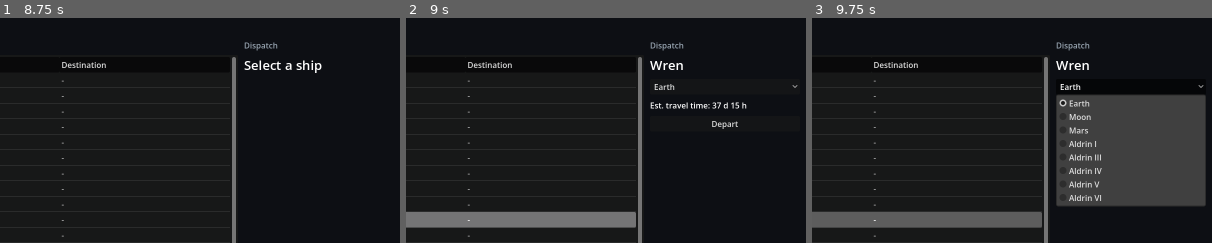
Above: before the commit, frames 1-3 (left to right).
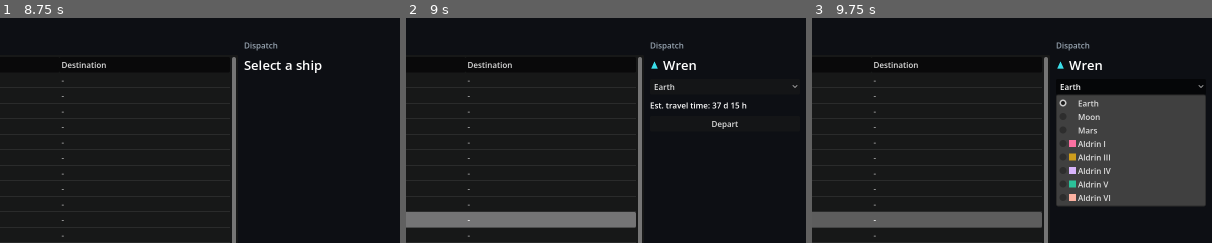
Above: after the commit, the same moments.

Repository: mvbrock/accretionism
Game: Godot game, scene res://scenes/main.tscn
The game is run twice, just before and just after one commit, with the same random seed, the same clock (stepped at 60 frames per second) and the same inputs.
Inputs (mouse positions are % of the whole screen's width and height, from its top left):
- Up to frame 1 (8.75 s): click "Speed: 1 d/s" at 0.5 s; click "Speed: 10 d/s" at 1.25 s; click "Speed: 1 h/s" at 2 s; click "Speed: 1 d/s" at 2.75 s; click "Speed: 10 d/s" at 3.5 s; click "Speed: 1 h/s" at 4.25 s; click "Speed: 1 d/s" at 5 s; click "Speed: 10 d/s" at 5.75 s; click "Speed: 1 h/s" at 6.5 s; click "Pause" at 7.25 s; click "Play" at 8 s
- Up to frame 2 (9 s): tap Enter at 8.75 s; move the mouse to (72, 45) at 8.77 s; click (72, 45) at 8.92 s
- Up to frame 3 (9.75 s): tap Space at 9.02 s; click "Earth" at 9.5 s
The pictures show only the part of the screen within x 50-100%, y 1-51%; the shares and areas given below are measured in that part.

Frame 1 is identical in both runs. In frame 2, 0.3% of the frame differs, in the area x 61-73%, y 19-24%; in frame 3, 1.6%, in the area x 61-75%, y 19-82%.

Commit message:
transit: every ship has its own icon color, shown in the dispatch panel
Cyclers and transports keep their square and triangle but each gets a
color no other ship shares, stepped round the OKHSL hue wheel by the
golden ratio in fleet order. ShipIcons owns the colors and shapes; the
diagram draws them, and the dispatch panel shows them as textures beside
the selected ship's name and beside each cycler in the destination list.

Co-Authored-By: Claude Opus 5.5 <noreply@anthropic.com>

Diff:
--- a/prototypes/transit/scenes/main.tscn
+++ b/prototypes/transit/scenes/main.tscn
@@ -101,7 +101,20 @@
 theme_override_colors/font_color = Color(0.6, 0.65, 0.7, 1)
 text = "Dispatch"
 
-[node name="ShipName" type="Label" parent="Layout/Body/DispatchPanel"]
+[node name="Title" type="HBoxContainer" parent="Layout/Body/DispatchPanel"]
+layout_mode = 2
+theme_override_constants/separation = 8
+
+[node name="ShipIcon" type="TextureRect" parent="Layout/Body/DispatchPanel/Title"]
+unique_name_in_owner = true
+visible = false
+custom_minimum_size = Vector2(18, 18)
+layout_mode = 2
+size_flags_vertical = 4
+expand_mode = 1
+stretch_mode = 5
+
+[node name="ShipName" type="Label" parent="Layout/Body/DispatchPanel/Title"]
 unique_name_in_owner = true
 layout_mode = 2
 theme_override_font_sizes/font_size = 26
--- a/prototypes/transit/scripts/ui/diagram_view.gd
+++ b/prototypes/transit/scripts/ui/diagram_view.gd
@@ -4,8 +4,6 @@
 ## shape selects that ship; clicking empty space clears the selection.
 
 const PICK_RADIUS := 14.4
-const SQUARE_SIZE := 14.4
-const TRIANGLE_SIZE := 12.0
 const LANE_WIDTH := 2.0
 const TRIP_WIDTH := 1.5
 const DASH := 4.0
@@ -15,6 +13,7 @@
 	Orbits.Body.MOON: Color(0.95, 0.95, 0.95),
 	Orbits.Body.MARS: Color(0.9, 0.3, 0.2),
 }
+## Cycler lanes; each ship's own icon color comes from ShipIcons.
 const AMBER := Color(1.0, 0.72, 0.2)
 const LIGHT_GRAY := Color(0.8, 0.82, 0.85)
 const HIGHLIGHT := Color(1.0, 1.0, 1.0)
@@ -118,21 +117,21 @@
 			selected_trip = entry
 		else:
 			_draw_split_curve(entry.points, entry.split, entry.tri_pos, LIGHT_GRAY, TRIP_WIDTH)
-			_draw_triangle(entry.tri_pos, entry.tri_angle, false)
+			_draw_triangle(entry.transport, entry.tri_pos, entry.tri_angle, false)
 	for entry in layout.parked:
-		_draw_triangle(entry.pos, _parked_angle(entry), entry.transport == selected)
+		_draw_triangle(entry.transport, entry.pos, _parked_angle(entry), entry.transport == selected)
 	for entry in layout.cyclers:
 		if entry.cycler != selected:
-			_draw_square(entry.pos, false)
+			_draw_square(entry.cycler, entry.pos, false)
 
 	# The selected ship goes on top of everything else.
 	if not selected_lane.is_empty():
 		var pos := _cycler_pos(selected_lane.cycler)
 		_draw_split_curve(selected_lane.points, selected_lane.split, pos, AMBER, LANE_WIDTH + 1.0)
-		_draw_square(pos, true)
+		_draw_square(selected_lane.cycler, pos, true)
 	if not selected_trip.is_empty():
 		_draw_split_curve(selected_trip.points, selected_trip.split, selected_trip.tri_pos, HIGHLIGHT, TRIP_WIDTH + 0.5)
-		_draw_triangle(selected_trip.tri_pos, selected_trip.tri_angle, true)
+		_draw_triangle(selected_trip.transport, selected_trip.tri_pos, selected_trip.tri_angle, true)
 
 	for entry in layout.bodies:
 		_draw_body_label(entry)
@@ -154,28 +153,20 @@
 		from = points[i]
 
 
-func _draw_square(pos: Vector2, highlighted: bool) -> void:
-	var rect := Rect2(pos - Vector2.ONE * SQUARE_SIZE / 2.0, Vector2.ONE * SQUARE_SIZE)
-	draw_rect(rect, AMBER)
+func _draw_square(cycler: Cycler, pos: Vector2, highlighted: bool) -> void:
+	var rect := ShipIcons.square_rect(pos)
+	draw_rect(rect, ShipIcons.color_of(main.fleet, cycler))
 	if highlighted:
 		draw_rect(rect.grow(2.0), HIGHLIGHT, false, 2.0)
 
 
-func _draw_triangle(pos: Vector2, angle: float, highlighted: bool) -> void:
-	var points := _triangle_points(pos, angle)
-	draw_colored_polygon(points, LIGHT_GRAY)
+func _draw_triangle(transport: Transport, pos: Vector2, angle: float, highlighted: bool) -> void:
+	var points := ShipIcons.triangle_points(pos, angle)
+	draw_colored_polygon(points, ShipIcons.color_of(main.fleet, transport))
 	if highlighted:
-		var outline := _triangle_points(pos, angle, TRIANGLE_SIZE + 5.0)
+		var outline := ShipIcons.triangle_points(pos, angle, ShipIcons.TRIANGLE_SIZE + 5.0)
 		outline.append(outline[0])
 		draw_polyline(outline, HIGHLIGHT, 2.0, true)
-
-
-## A triangle `length` px long, centered on `pos`, its tip pointing along `angle`.
-func _triangle_points(pos: Vector2, angle: float, length := TRIANGLE_SIZE) -> PackedVector2Array:
-	var ahead := Vector2.from_angle(angle)
-	var side := ahead.orthogonal()
-	var back := pos - ahead * length * 0.4
-	return PackedVector2Array([pos + ahead * length * 0.6, back + side * length * 0.45, back - side * length * 0.45])
 
 
 ## Parked triangles point out from their body; docked ones point up.
@@ -189,10 +180,10 @@
 func _draw_hover_outline(ship: Variant) -> void:
 	if ship is Cycler:
 		var pos := _cycler_pos(ship)
-		draw_rect(Rect2(pos - Vector2.ONE * (SQUARE_SIZE / 2.0 + 2.0), Vector2.ONE * (SQUARE_SIZE + 4.0)), HIGHLIGHT, false, 1.0)
+		draw_rect(ShipIcons.square_rect(pos, ShipIcons.SQUARE_SIZE + 4.0), HIGHLIGHT, false, 1.0)
 		return
 	var marker := _transport_marker(ship)
-	var outline := _triangle_points(marker.pos, marker.angle, TRIANGLE_SIZE + 5.0)
+	var outline := ShipIcons.triangle_points(marker.pos, marker.angle, ShipIcons.TRIANGLE_SIZE + 5.0)
 	outline.append(outline[0])
 	draw_polyline(outline, HIGHLIGHT, 1.0, true)
 
--- a/prototypes/transit/scripts/ui/dispatch_panel.gd
+++ b/prototypes/transit/scripts/ui/dispatch_panel.gd
@@ -1,14 +1,18 @@
 class_name DispatchPanel
 extends VBoxContainer
-## Side panel: the selected ship's name and, for a transport, its valid
-## targets, the travel-time estimate and the Depart button.
+## Side panel: the selected ship's icon and name and, for a transport, its
+## valid targets (each cycler with its icon), the travel-time estimate and the
+## Depart button.
 
 signal depart_requested(transport: Transport, target: Variant)
 
 const NOTHING_SELECTED := "Select a ship"
 const CYCLER_NOTE := "Cyclers keep to their timetable."
 const NO_DESTINATION_CHOSEN := "Pick a destination"
+## Logical px; ShipIcons textures are larger, for HiDPI.
+const TARGET_ICON_WIDTH := 14
 
+@onready var ship_icon: TextureRect = %ShipIcon
 @onready var ship_label: Label = %ShipName
 @onready var note_label: Label = %Note
 @onready var targets: OptionButton = %Targets
@@ -24,6 +28,9 @@
 func _ready() -> void:
 	targets.item_selected.connect(func(_index: int) -> void: refresh())
 	depart_button.pressed.connect(_on_depart_pressed)
+	# The list's popup is its own window, so it needs its own override.
+	for control in [targets, targets.get_popup()]:
+		control.add_theme_constant_override("icon_max_width", TARGET_ICON_WIDTH)
 	show_ship(null, null)
 
 
@@ -33,6 +40,8 @@
 	_target_list = []
 	targets.clear()
 	ship_label.text = NOTHING_SELECTED if ship == null else ship.name
+	ship_icon.visible = ship != null
+	ship_icon.texture = null if ship == null else ShipIcons.texture(fleet, ship)
 	note_label.text = CYCLER_NOTE if ship is Cycler else ""
 	note_label.visible = ship is Cycler
 	for control in [targets, estimate_label, depart_button]:
@@ -83,7 +92,10 @@
 	_target_list = valid
 	targets.clear()
 	for target in valid:
-		targets.add_item(Fleet.target_name(target))
+		if target is Cycler:
+			targets.add_icon_item(ShipIcons.texture(_fleet, target), target.name)
+		else:
+			targets.add_item(Fleet.target_name(target))
 	targets.select(valid.find(previous))
 
 
--- /dev/null
+++ b/prototypes/transit/scripts/ui/ship_icons.gd
@@ -0,0 +1,64 @@
+class_name ShipIcons
+extends RefCounted
+## Each ship's icon: a square for a cycler, a triangle for a transport, in a
+## color no other ship shares. The diagram draws the shapes; the side panel
+## shows them as textures.
+
+const SQUARE_SIZE := 14.4
+const TRIANGLE_SIZE := 12.0
+
+## Consecutive ships step round the hue circle by the golden ratio, so no two
+## ships share a hue and neighbors in the fleet list are far apart.
+const HUE_STEP := 0.618034
+const SATURATION := 0.9
+## Alternate ships are lighter, to separate hues that land close together.
+const LIGHTNESSES := [0.68, 0.8]
+
+## Textures are drawn at this many pixels per logical pixel and shown at
+## logical size, so they stay sharp on a HiDPI display.
+const TEXTURE_SCALE := 4
+## Samples per pixel along each axis, for smooth edges.
+const SUPERSAMPLE := 4
+
+
+## `ship`'s color, from its place among the fleet's cyclers then transports.
+static func color_of(fleet: Fleet, ship: Variant) -> Color:
+	var index := (fleet.cyclers + fleet.transports).find(ship)
+	var hue := fposmod(index * HUE_STEP, 1.0)
+	return Color.from_ok_hsl(hue, SATURATION, LIGHTNESSES[index % LIGHTNESSES.size()])
+
+
+## The square a cycler's icon fills, centered on `pos`.
+static func square_rect(pos: Vector2, size := SQUARE_SIZE) -> Rect2:
+	return Rect2(pos - Vector2.ONE * size / 2.0, Vector2.ONE * size)
+
+
+## A triangle `length` px long, centered on `pos`, its tip pointing along `angle`.
+static func triangle_points(pos: Vector2, angle: float, length := TRIANGLE_SIZE) -> PackedVector2Array:
+	var ahead := Vector2.from_angle(angle)
+	var side := ahead.orthogonal()
+	var back := pos - ahead * length * 0.4
+	return PackedVector2Array([pos + ahead * length * 0.6, back + side * length * 0.45, back - side * length * 0.45])
+
+
+## `ship`'s icon as a texture SQUARE_SIZE logical px across; a transport's points up.
+static func texture(fleet: Fleet, ship: Variant) -> ImageTexture:
+	var side := ceili(SQUARE_SIZE * TEXTURE_SCALE)
+	var color := color_of(fleet, ship)
+	var image := Image.create_empty(side, side, false, Image.FORMAT_RGBA8)
+	if ship is Cycler:
+		image.fill(color)
+		return ImageTexture.create_from_image(image)
+	var length := TRIANGLE_SIZE * TEXTURE_SCALE
+	# Its tip is 0.6 of its length ahead of its center; this centers it vertically.
+	var triangle := triangle_points(Vector2(side / 2.0, length * 0.6 + (side - length) / 2.0), -PI / 2.0, length)
+	for y in side:
+		for x in side:
+			var inside := 0
+			for sy in SUPERSAMPLE:
+				for sx in SUPERSAMPLE:
+					var sample := Vector2(x + (sx + 0.5) / SUPERSAMPLE, y + (sy + 0.5) / SUPERSAMPLE)
+					if Geometry2D.is_point_in_polygon(sample, triangle):
+						inside += 1
+			image.set_pixel(x, y, Color(color, float(inside) / (SUPERSAMPLE * SUPERSAMPLE)))
+	return ImageTexture.create_from_image(image)
--- a/prototypes/transit/tests/support/test_case.gd
+++ b/prototypes/transit/tests/support/test_case.gd
@@ -16,6 +16,13 @@
 func assert_near(actual: float, expected: float, tolerance: float, message: String) -> void:
 	if absf(actual - expected) > tolerance:
 		failures.append("%s (got %.4f, expected %.4f ± %.4f)" % [message, actual, expected, tolerance])
+
+
+## Within one 8-bit step per channel, the precision of an RGBA8 texture.
+func assert_color_near(actual: Color, expected: Color, message: String) -> void:
+	var off := maxf(maxf(absf(actual.r - expected.r), absf(actual.g - expected.g)), maxf(absf(actual.b - expected.b), absf(actual.a - expected.a)))
+	if off > 1.0 / 255.0:
+		failures.append("%s (got %s, expected %s)" % [message, actual, expected])
 
 
 ## Declares that this test deliberately logs an error containing `substring`
--- a/prototypes/transit/tests/test_main_scene.gd
+++ b/prototypes/transit/tests/test_main_scene.gd
@@ -169,3 +169,35 @@
 	main.dispatch.targets.set_item_metadata(0, "still the same item")
 	main.dispatch.refresh()
 	assert_true(main.dispatch.targets.get_item_metadata(0) == "still the same item", "refresh leaves an unchanged list alone")
+
+
+func test_panel_title_shows_the_selected_ship_icon() -> void:
+	var main := _main()
+	assert_true(not main.dispatch.ship_icon.visible, "no icon with nothing selected")
+	for ship_name in ["Kestrel", "Aldrin III"]:
+		var ship: Variant = _ship(main, ship_name)
+		main.select(ship)
+		var image: Image = main.dispatch.ship_icon.texture.get_image()
+		var middle := image.get_pixelv(Vector2i(image.get_width() / 2, image.get_height() * 6 / 10))
+		assert_true(main.dispatch.ship_icon.visible, "%s's icon shows" % ship_name)
+		assert_color_near(middle, ShipIcons.color_of(main.fleet, ship), "%s's icon is in its color" % ship_name)
+	main.select(null)
+	assert_true(not main.dispatch.ship_icon.visible, "the icon hides again")
+
+
+func test_cycler_targets_show_their_icons() -> void:
+	var main := _main()
+	var kestrel: Transport = _ship(main, "Kestrel")
+	main.select(kestrel)
+	var cycler_targets := main.fleet.valid_targets(kestrel).filter(func(target: Variant) -> bool: return target is Cycler)
+	var cycler_icons := 0
+	for i in main.dispatch.targets.item_count:
+		var text := main.dispatch.targets.get_item_text(i)
+		var has_icon := main.dispatch.targets.get_item_icon(i) != null
+		var is_body := text in ["Earth", "Moon", "Mars"]
+		assert_true(has_icon != is_body, "%s %s an icon" % [text, "has" if has_icon else "lacks"])
+		if has_icon:
+			cycler_icons += 1
+	assert_true(main.dispatch.targets.get_theme_constant("icon_max_width") == DispatchPanel.TARGET_ICON_WIDTH, "the button shows icons at logical size")
+	assert_true(main.dispatch.targets.get_popup().get_theme_constant("icon_max_width") == DispatchPanel.TARGET_ICON_WIDTH, "so does its list")
+	assert_true(cycler_icons == cycler_targets.size(), "every cycler target has an icon (got %d of %d)" % [cycler_icons, cycler_targets.size()])
--- /dev/null
+++ b/prototypes/transit/tests/test_ship_icons.gd
@@ -0,0 +1,37 @@
+extends TestCase
+
+
+func _fleet() -> Fleet:
+	return FleetLoader.load_file(Main.FLEET_PATH)
+
+
+func _pixel(texture: Texture2D, fraction: Vector2) -> Color:
+	var image := texture.get_image()
+	return image.get_pixelv(Vector2i(fraction * Vector2(image.get_size() - Vector2i.ONE)))
+
+
+func test_every_ship_has_its_own_color() -> void:
+	var fleet := _fleet()
+	var seen := {}
+	for ship in fleet.cyclers + fleet.transports:
+		var html := ShipIcons.color_of(fleet, ship).to_html(false)
+		assert_true(not seen.has(html), "%s shares its color with %s" % [ship.name, seen.get(html, "")])
+		seen[html] = ship.name
+
+
+func test_a_cycler_icon_is_a_square_in_its_color() -> void:
+	var fleet := _fleet()
+	var cycler: Cycler = fleet.cyclers[0]
+	var color := ShipIcons.color_of(fleet, cycler)
+	var texture := ShipIcons.texture(fleet, cycler)
+	assert_color_near(_pixel(texture, Vector2(0.5, 0.5)), color, "the middle is the cycler's color")
+	assert_true(_pixel(texture, Vector2(0.1, 0.1)).a > 0.9, "a square fills its corners")
+
+
+func test_a_transport_icon_is_a_triangle_in_its_color() -> void:
+	var fleet := _fleet()
+	var transport: Transport = fleet.transports[0]
+	var color := ShipIcons.color_of(fleet, transport)
+	var texture := ShipIcons.texture(fleet, transport)
+	assert_color_near(_pixel(texture, Vector2(0.5, 0.6)), color, "the middle is the transport's color")
+	assert_true(_pixel(texture, Vector2(0.05, 0.05)).a < 0.1, "a triangle leaves its top corners empty")
Not shown, added: prototypes/transit/scripts/ui/ship_icons.gd.uid
Not shown, added: prototypes/transit/tests/test_ship_icons.gd.uid
Not shown, changed: prototypes/transit/docs/design.md
